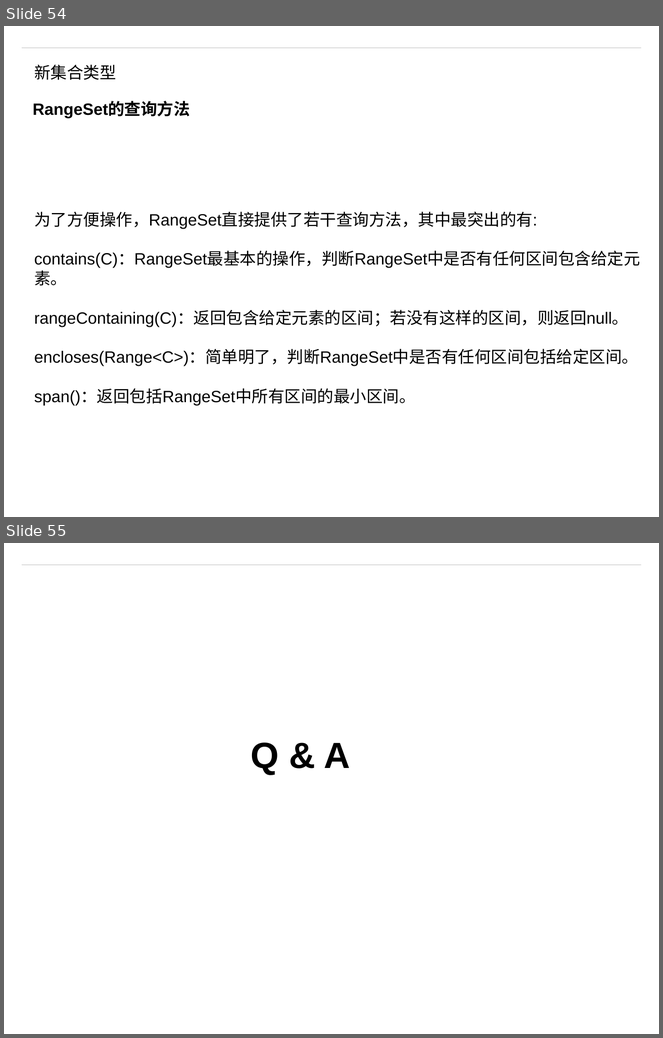
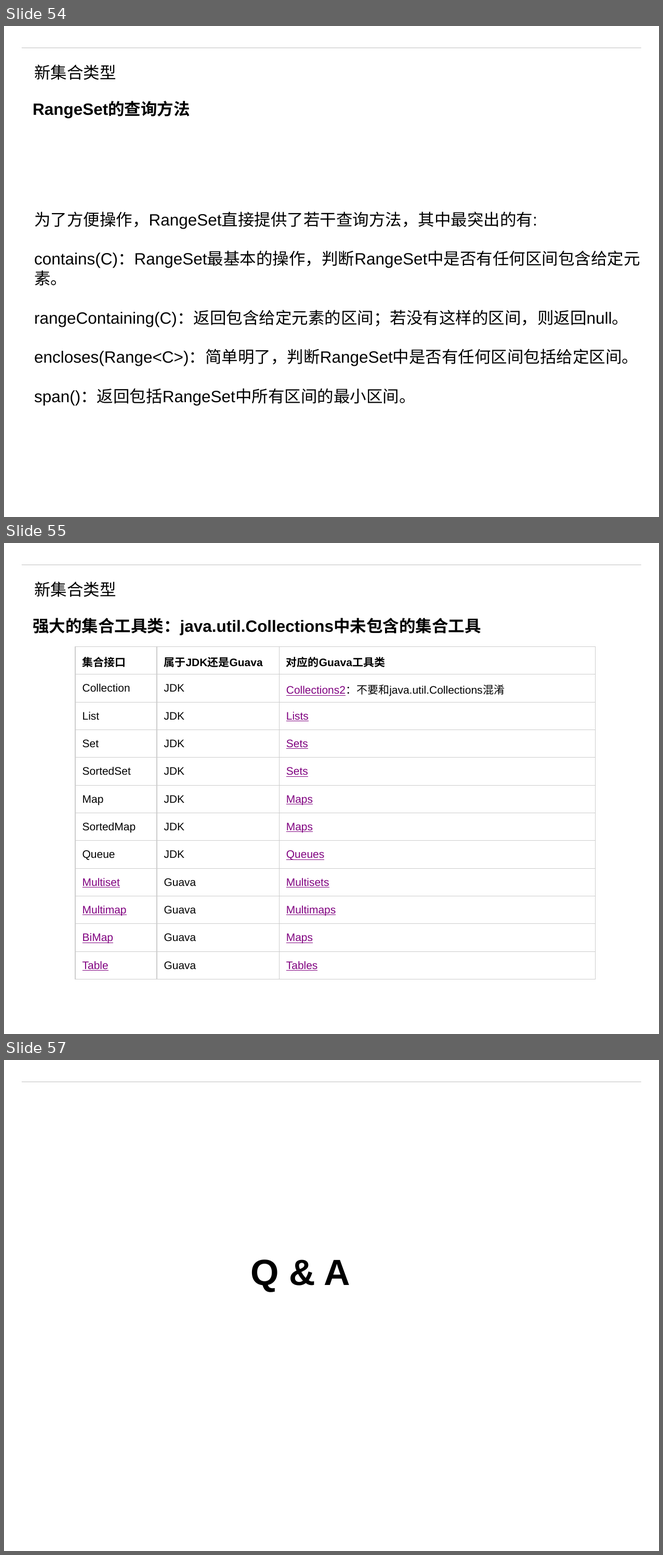
Before and after one commit to matt19870107/Guava, a slide deck: Guava.pptm. Shown one above the other, each under a label of ours: slides 54 and 55 before the commit, slides 54, 55 and 57 after it; the slides between them are not shown. The pictures are 663x1038 and 663x1555 pixels, drawn with LibreOffice and Linux fonts; fonts in the diff are those of the drawing; background and template pictures are left out. Boxes give left, top, right and bottom in pixels: in the first picture for what was removed or moved away, otherwise in the second. Text is boxed around its words. In the diff, an @@ line names an element or a change of style, - is before the commit and + after.

Commit message:
collection tool

```diff
--- a/Guava.pptm
+++ b/Guava.pptm
@@ slide 55 added at (x1=4, y1=543, x2=659, y2=1034), background #FFFFFF; not listed: 1 template element that a slide beside it also shows @@
@@ text added at (x1=34, y1=581, x2=116, y2=597), 18 pt, text #000000 @@
+新集合类型
@@ text added at (x1=33, y1=618, x2=481, y2=636), 18 pt, text #000000, bold @@
+强大的集合工具类：java.util.Collections中未包含的集合工具
@@ table added at (x1=75, y1=646, x2=596, y2=979), 12 rows, 3 columns @@
+集合接口 | 属于JDK还是Guava | 对应的Guava工具类
+Collection | JDK | Collections2：不要和java.util.Collections混淆
+List | JDK | Lists
+Set | JDK | Sets
+SortedSet | JDK | Sets
+Map | JDK | Maps
+SortedMap | JDK | Maps
+Queue | JDK | Queues
+Multiset | Guava | Multisets
+Multimap | Guava | Multimaps
+BiMap | Guava | Maps
+Table | Guava | Tables
@@ what was slide 55 is now slide 57 @@
```
Also in this commit, not shown: 1 other slide added.
